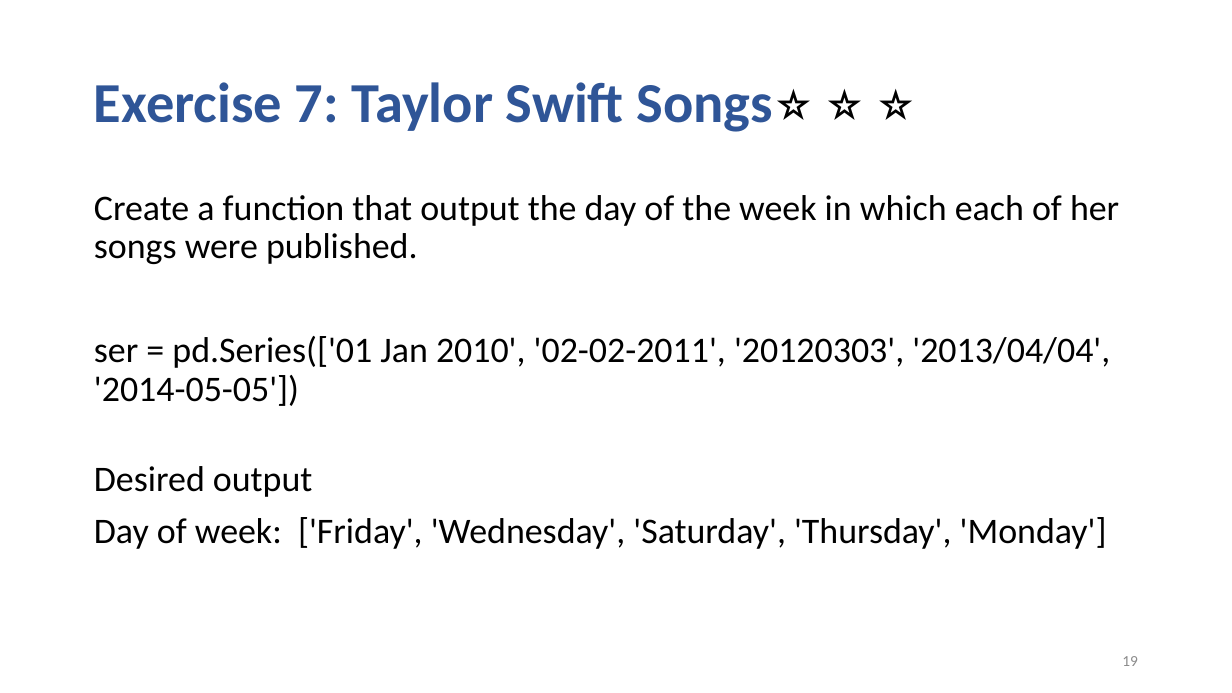
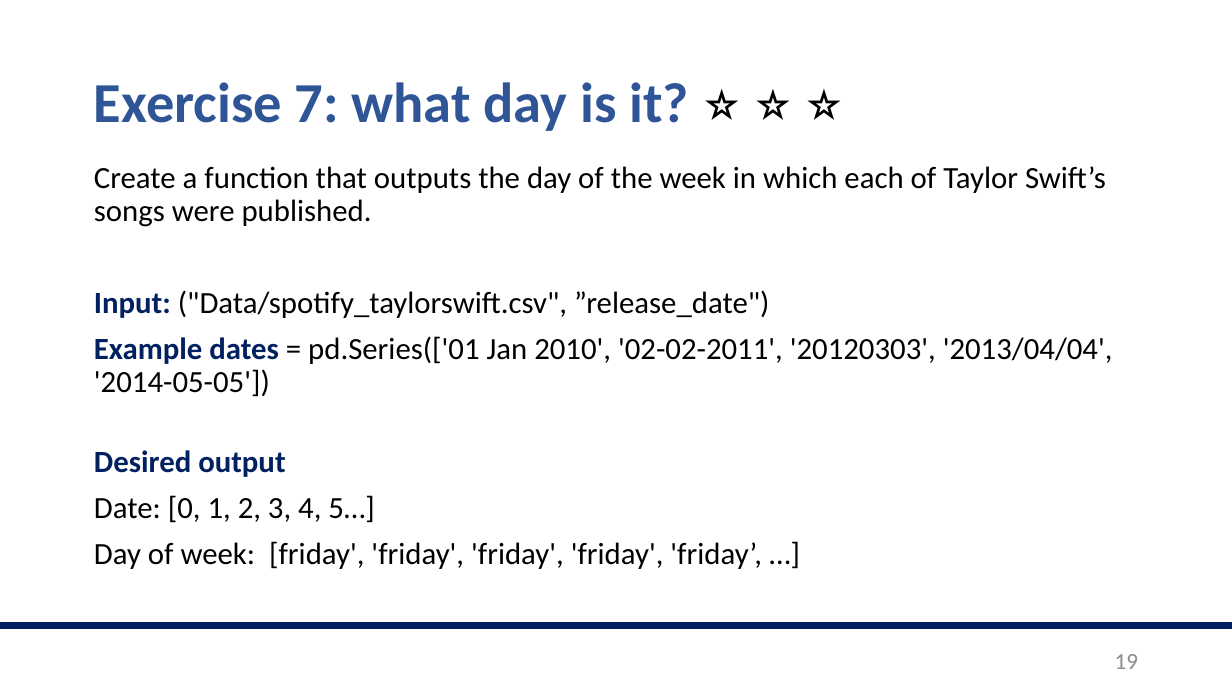
Before and after one commit to valegiunchiglia/2022-Module3-ImperialCollege, a slide deck: slide 19 of Day1/Day1.pptx. Drawn at 1232x693 pixels with LibreOffice and Linux fonts; fonts in the diff are those of the drawing. Boxes give left, top, right and bottom in pixels: in the first picture for what was removed or moved away, otherwise in the second. Text is boxed around its words. In the diff, an @@ line names an element or a change of style, - is before the commit and + after.

Commit message:
updated presentation day 1

```diff
--- a/Day1/Day1.pptx
+++ b/Day1/Day1.pptx
@@ title at (94,82,689,131): text changed @@
-Exercise 7: Taylor Swift Songs⭐️ ⭐️ ⭐️
+Exercise 7: what day is it? ⭐️ ⭐️ ⭐️
@@ text "Create a function that outputs ...": place and size @@
-text "Create a function that outputs ..." at (94,195,1119,549)
+text "Create a function that outputs ..." at (94,166,1113,569)
@@ text at (94,166,1113,397): text changed; size 28 to 24 pt @@
-Create a function that output the day of the week in which each of her songs were published.
-ser = pd.Series(['01 Jan 2010', '02-02-2011', '20120303', '2013/04/04', '2014-05-05'])
+Create a function that outputs the day of the week in which each of Taylor Swift’s songs were published.
+Input: ("Data/spotify_taylorswift.csv", ”release_date")
+Example dates = pd.Series(['01 Jan 2010', '02-02-2011', '20120303', '2013/04/04', '2014-05-05'])
@@ text at (94,450,285,477): size 28 to 24 pt, text colour #000000 to #002060, bold on in "Desired output" @@
@@ text at (94,495,762,569): text changed; size 28 to 24 pt @@
-Day of week: ['Friday', 'Wednesday', 'Saturday', 'Thursday', 'Monday']
+Date: [0, 1, 2, 3, 4, 5…]
+Day of week: [friday', 'friday', 'friday', 'friday', 'friday’, …]
@@ line added from (0, 626) to (1232, 626), #002060 6 pt @@
@@ page number at (1115,654,1138,669): size 12 to 18 pt @@
```
Also in this commit, not shown: 17 other slides changed, 2 other files.
